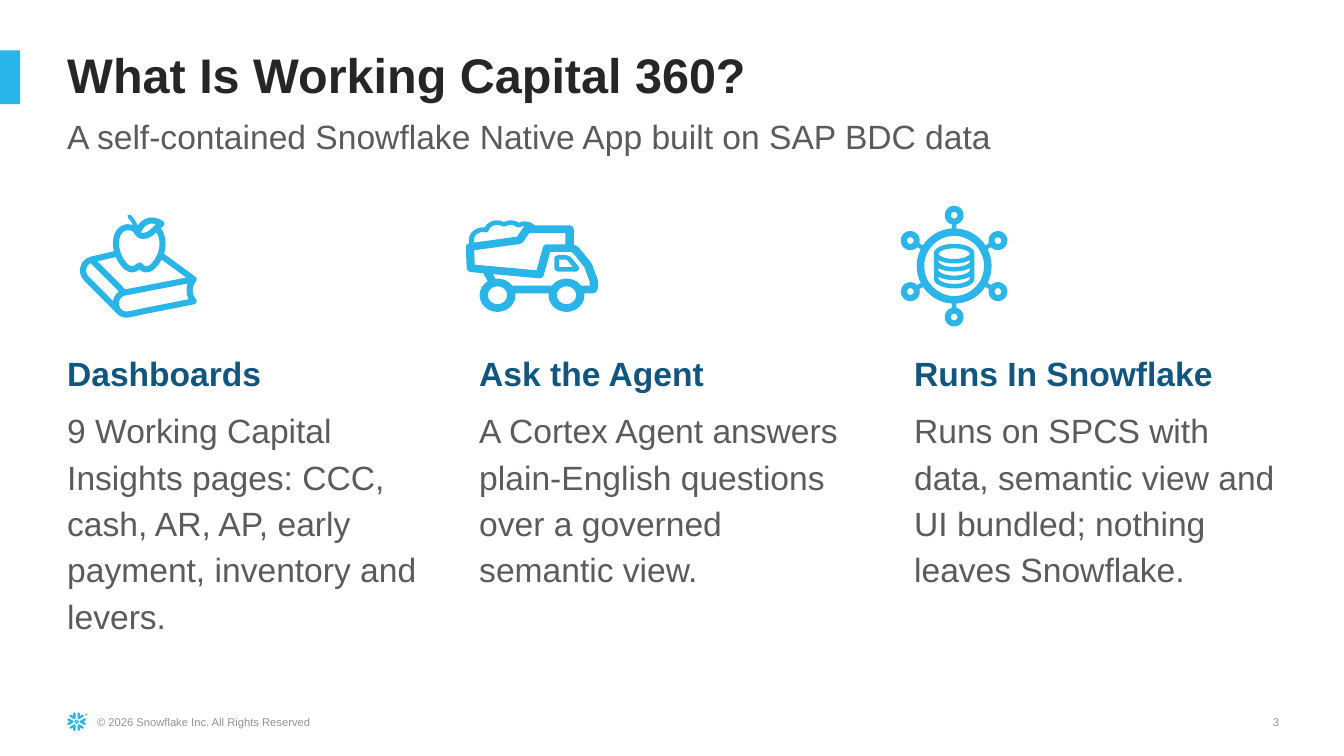
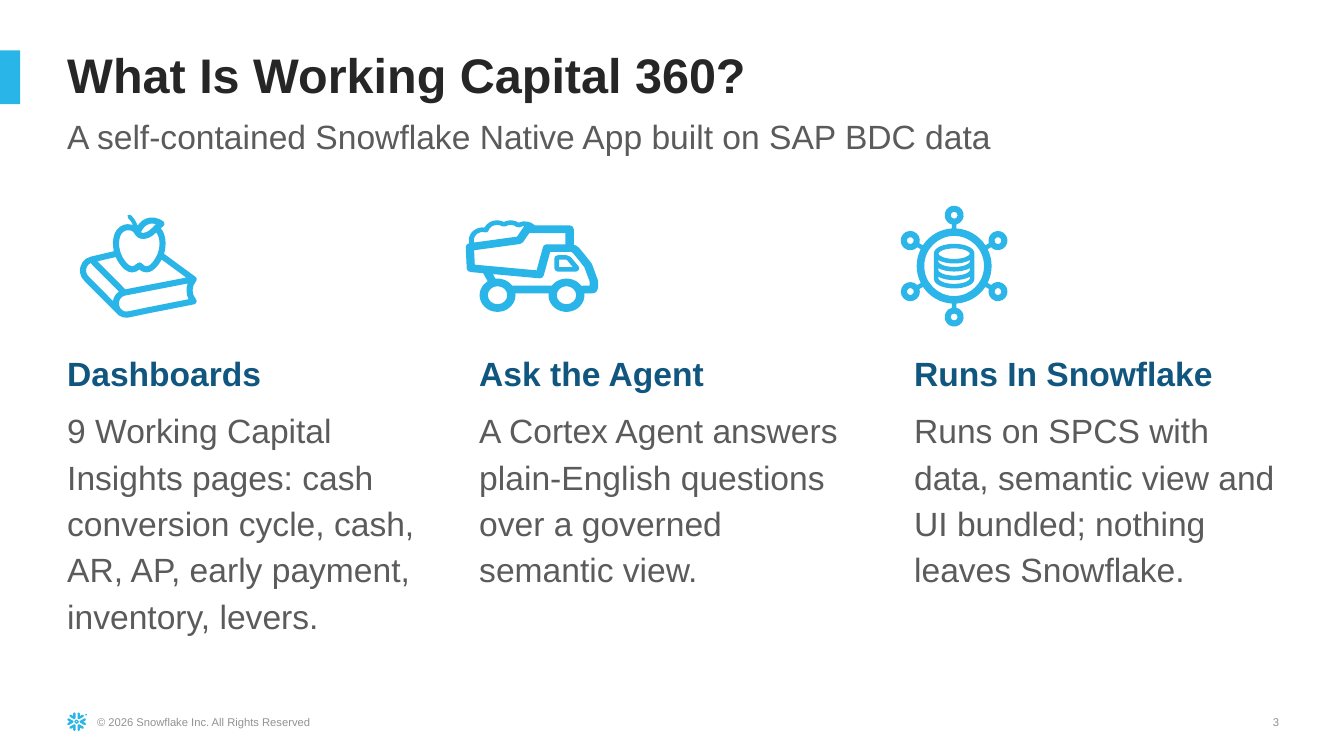
Before and after one commit to sfc-gh-dfreriks/sap-bdc-working-capital-360, a slide deck: slide 3 of docs/SAP_Working_Capital_360_Demo_Guide.pptx. Drawn at 1344x756 pixels with LibreOffice and Linux fonts; fonts in the diff are those of the drawing. Boxes give left, top, right and bottom in pixels: in the first picture for what was removed or moved away, otherwise in the second. Text is boxed around its words. In the diff, an @@ line names an element or a change of style, - is before the commit and + after.

Commit message:
Explain the cash conversion cycle (CCC) on charts, docs and decks
Generated with [Snowflake CoCo](https://docs.snowflake.com/en/user-guide/cortex-code/cortex-code)

```diff
--- a/docs/SAP_Working_Capital_360_Demo_Guide.pptx
+++ b/docs/SAP_Working_Capital_360_Demo_Guide.pptx
@@ text at [67,418,414,635]: text changed @@
-9 Working Capital Insights pages: CCC, cash, AR, AP, early payment, inventory and levers.
+9 Working Capital Insights pages: cash conversion cycle, cash, AR, AP, early payment, inventory, levers.
```
Also in this commit, not shown: 4 other slides changed, 10 other files.
